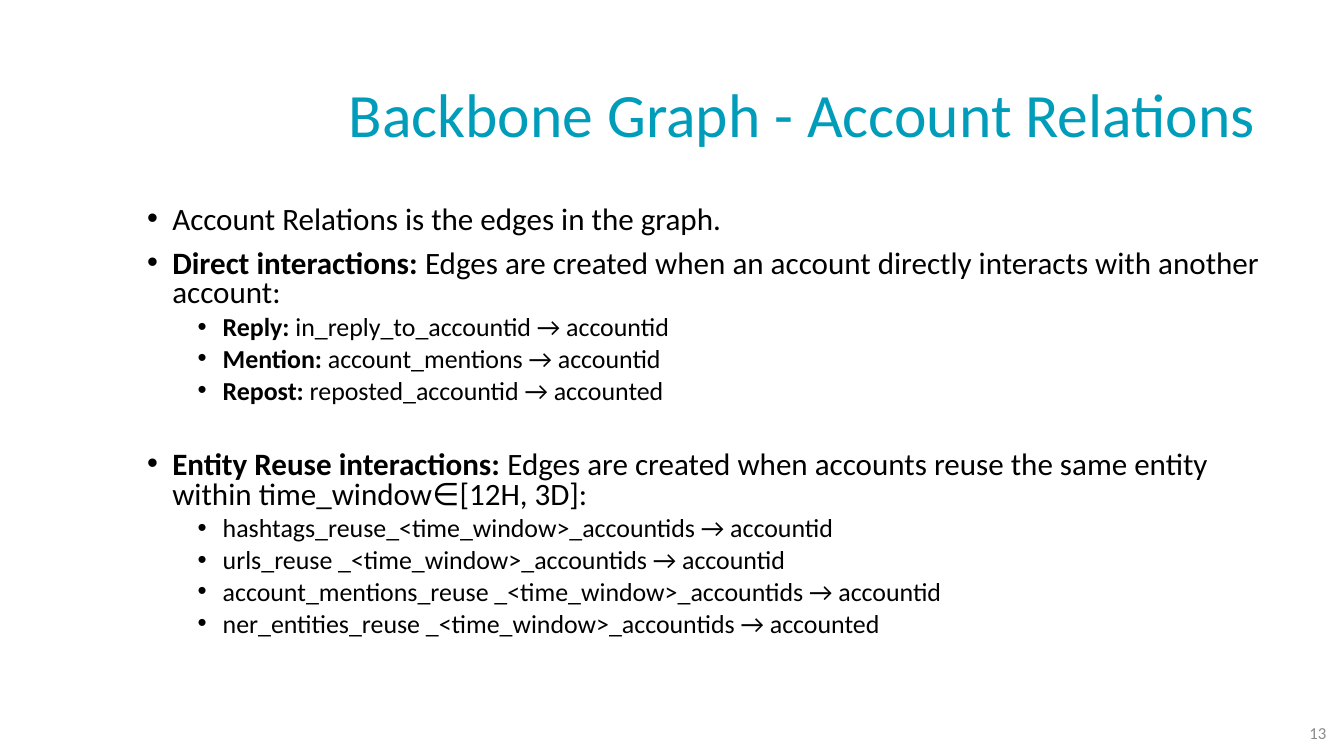
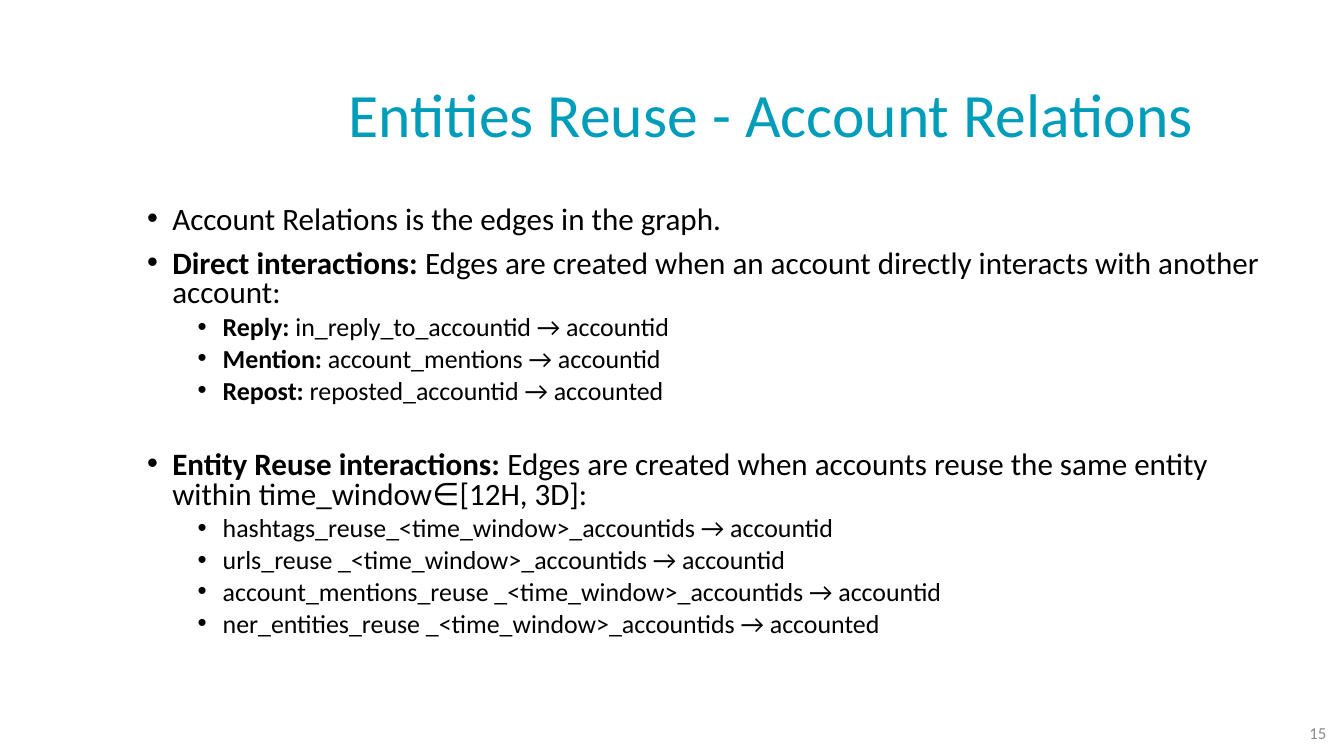
Before and after one commit to NoaTal1996/Backbone-Graph, a slide deck: slide 15 of docs/meeting/2026_03_08.pptx (slide 13 before the commit). Drawn at 1344x756 pixels with LibreOffice and Linux fonts; fonts in the diff are those of the drawing; background and template pictures are left out. Boxes give left, top, right and bottom in pixels: in the first picture for what was removed or moved away, otherwise in the second. Text is boxed around its words. In the diff, an @@ line names an element or a change of style, - is before the commit and + after.

```diff
--- a/docs/meeting/2026_03_08.pptx
+++ b/docs/meeting/2026_03_08.pptx
@@ title at [349,94,1192,138]: text changed @@
-Backbone Graph - Account Relations
+Entities Reuse - Account Relations
@@ page number at [1309,728,1326,739]: text changed @@
-13
+15
```
Also in this commit, not shown: 3 other slides changed, 11 slides added, 2 other files.
